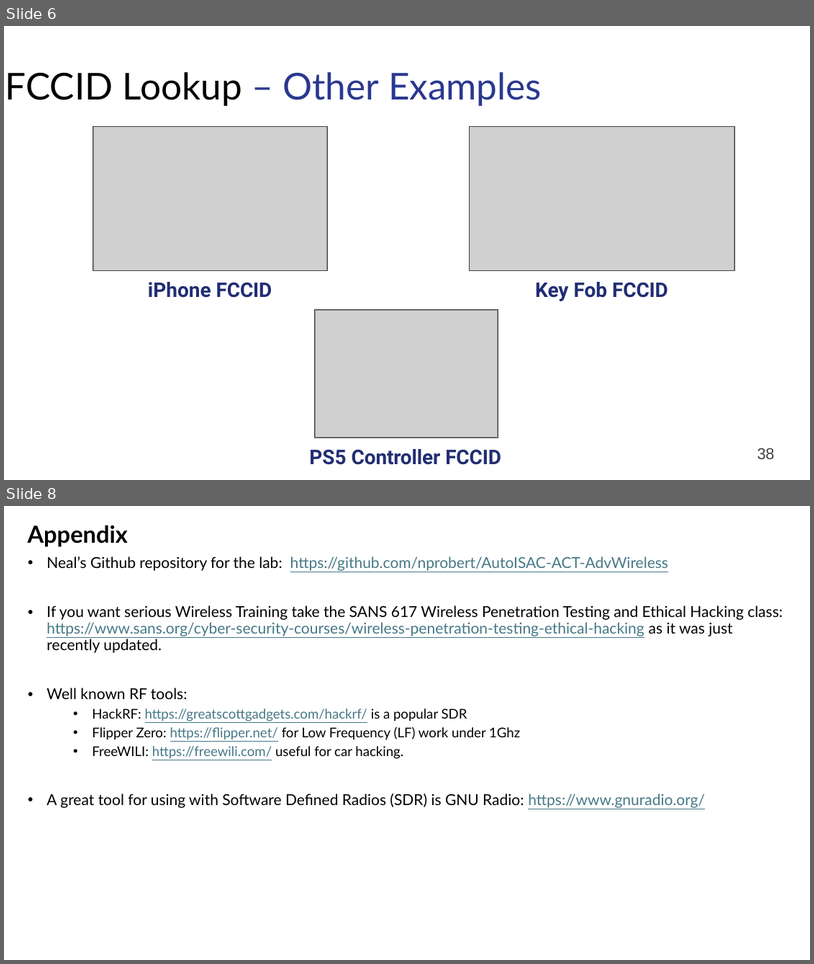
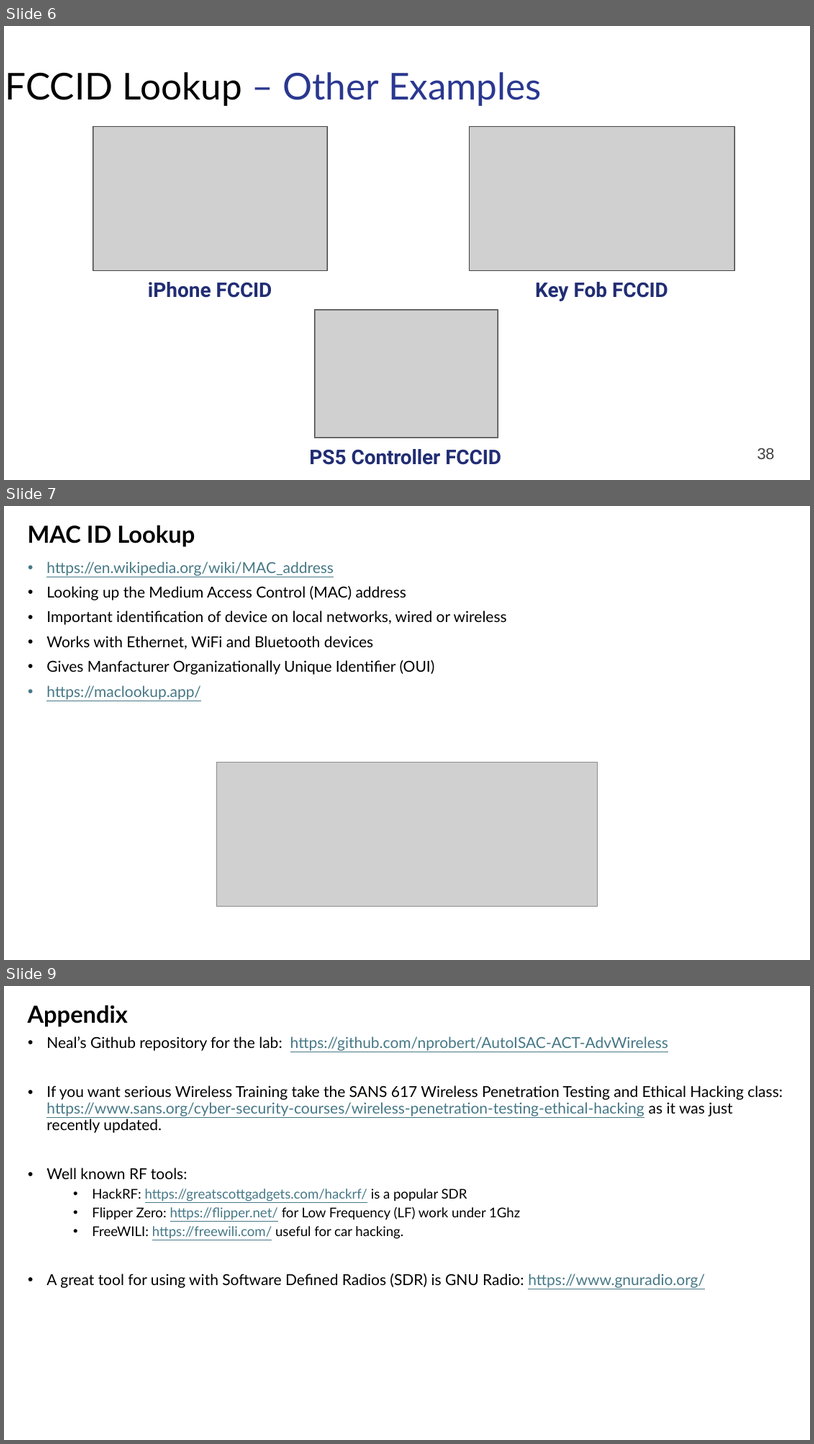
Before and after one commit to nprobert/AutoISAC-ACT-AdvWireless, a slide deck: 1 ACT AW - Intro.pptx. Shown one above the other, each under a label of ours: slides 6 and 8 before the commit, slides 6, 7 and 9 after it; the slides between them are not shown. The pictures are 814x964 and 814x1444 pixels, drawn with LibreOffice and Linux fonts; fonts in the diff are those of the drawing; grey boxes stand for pictures. Boxes give left, top, right and bottom in pixels: in the first picture for what was removed or moved away, otherwise in the second. Text is boxed around its words. In the diff, an @@ line names an element or a change of style, - is before the commit and + after.

Commit message:
Added MAC ID lookup

```diff
--- a/1 ACT AW - Intro.pptx
+++ b/1 ACT AW - Intro.pptx
@@ slide 7 added at bbox=[4, 506, 810, 960], background #FFFFFF @@
@@ text added at bbox=[28, 525, 195, 547], 28 pt, text #000000, bold @@
+MAC ID Lookup
@@ text added at bbox=[46, 561, 507, 700], 18 pt, text #000000 @@
+• https://en.wikipedia.org/wiki/MAC_address
+• Looking up the Medium Access Control (MAC) address
+• Important identification of device on local networks, wired or wireless
+• Works with Ethernet, WiFi and Bluetooth devices
+• Gives Manfacturer Organizationally Unique Identifier (OUI)
+• https://maclookup.app/
@@ picture added at bbox=[217, 762, 597, 906] @@
@@ what was slide 8 is now slide 9 @@
```
Also in this commit, not shown: 1 slide changed.
